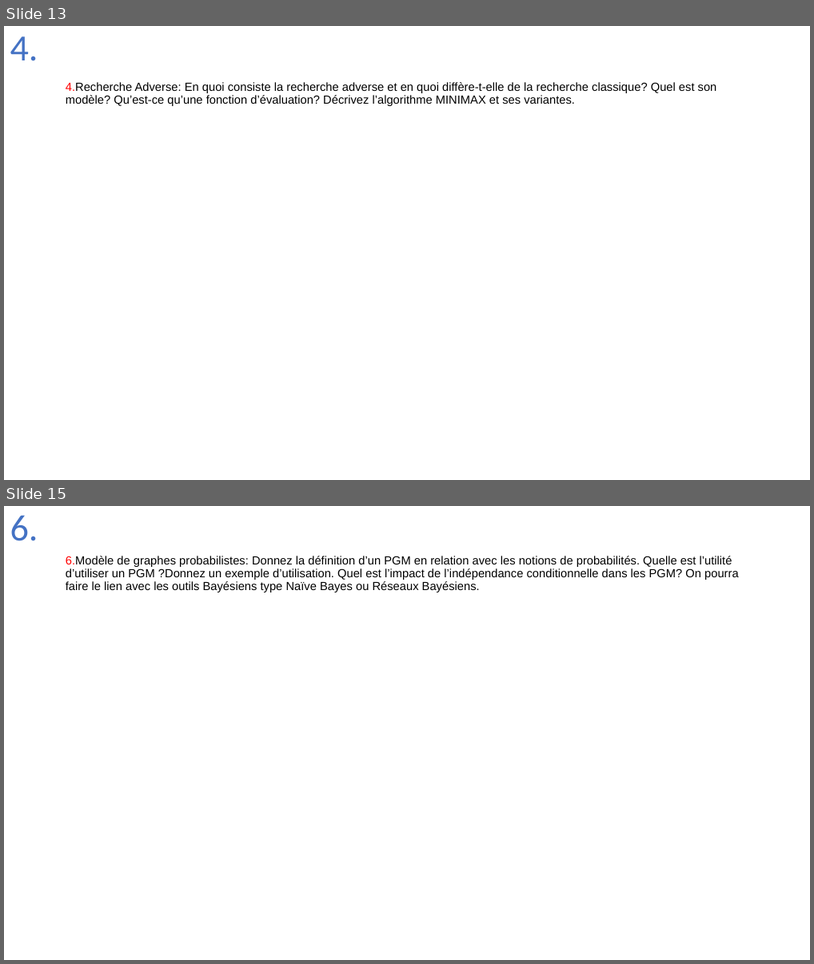
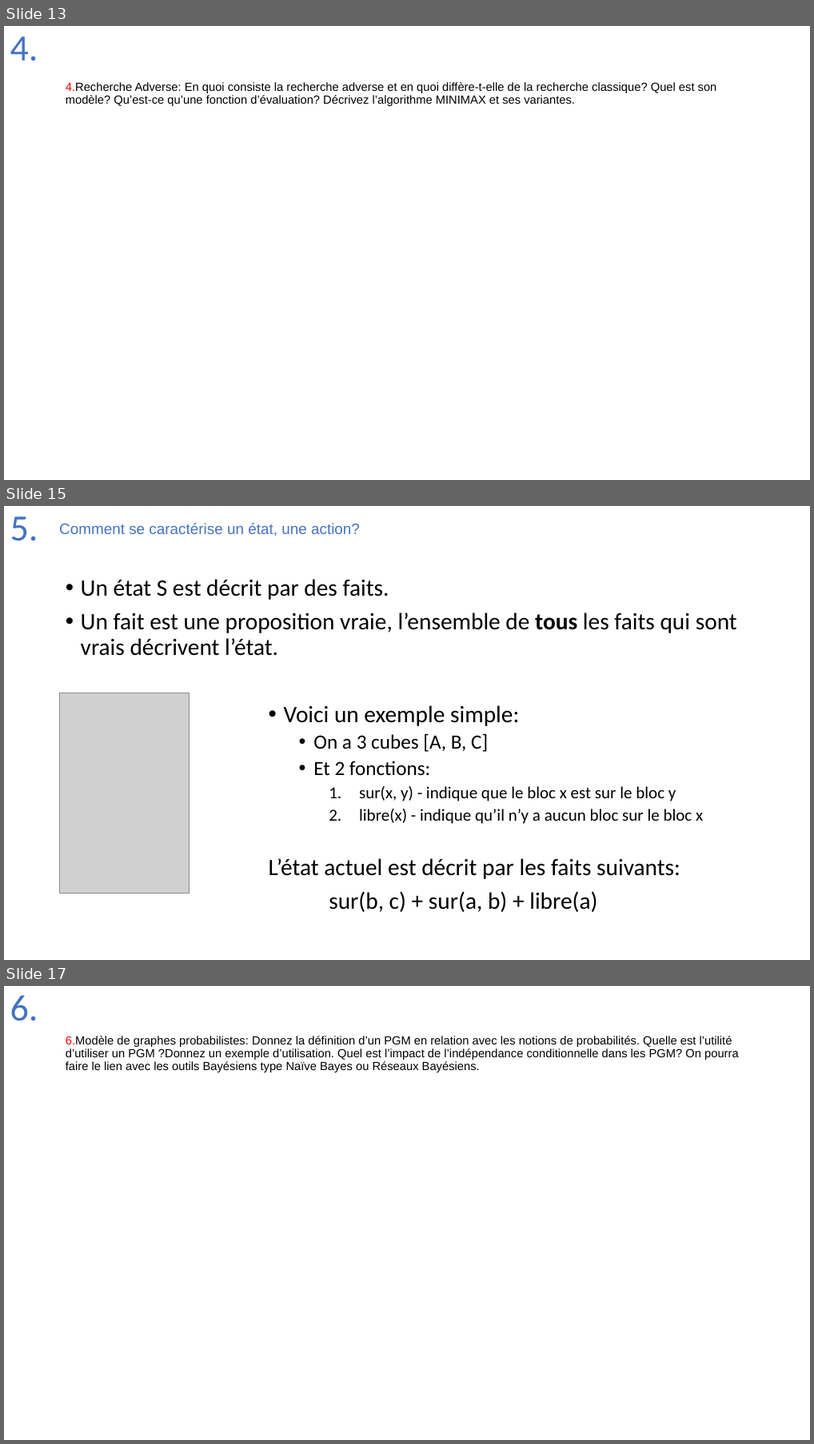
Before and after one commit to Joao-Quinta/Uni3eme, a slide deck: intelligenceArtificielle/Intelligence_artificielle_exam.pptx. Shown one above the other, each under a label of ours: slides 13 and 15 before the commit, slides 13, 15 and 17 after it; the slides between them are not shown. The pictures are 814x964 and 814x1444 pixels, drawn with LibreOffice and Linux fonts; fonts in the diff are those of the drawing; grey boxes stand for pictures. Boxes give left, top, right and bottom in pixels: in the first picture for what was removed or moved away, otherwise in the second. Text is boxed around its words. In the diff, an @@ line names an element or a change of style, - is before the commit and + after.

```diff
--- a/intelligenceArtificielle/Intelligence_artificielle_exam.pptx
+++ b/intelligenceArtificielle/Intelligence_artificielle_exam.pptx
@@ slide 15 added at (4, 506, 810, 960), background #FFFFFF @@
@@ title added at (10, 516, 38, 541), 44 pt, text #4472C4 @@
+5.
@@ text added at (59, 523, 360, 536), 18 pt, text #4472C4 @@
+Comment se caractérise un état, une action?
@@ text added at (81, 579, 738, 656), 28 pt, text #000000 @@
+• Un état S est décrit par des faits.
+• Un fait est une proposition vraie, l’ensemble de tous les faits qui sont vrais décrivent l’état.
@@ picture added at (60, 693, 190, 893) @@
@@ text added at (269, 705, 703, 912), 28 pt, text #000000 @@
+• Voici un exemple simple:
+  • On a 3 cubes [A, B, C]
+  • Et 2 fonctions:
+    1. sur(x, y) - indique que le bloc x est sur le bloc y
+    2. libre(x) - indique qu’il n’y a aucun bloc sur le bloc x
+L’état actuel est décrit par les faits suivants:
+sur(b, c) + sur(a, b) + libre(a)
@@ what was slide 15 is now slide 17 @@
```
Also in this commit, not shown: 1 slide changed, 1 other slide added.
